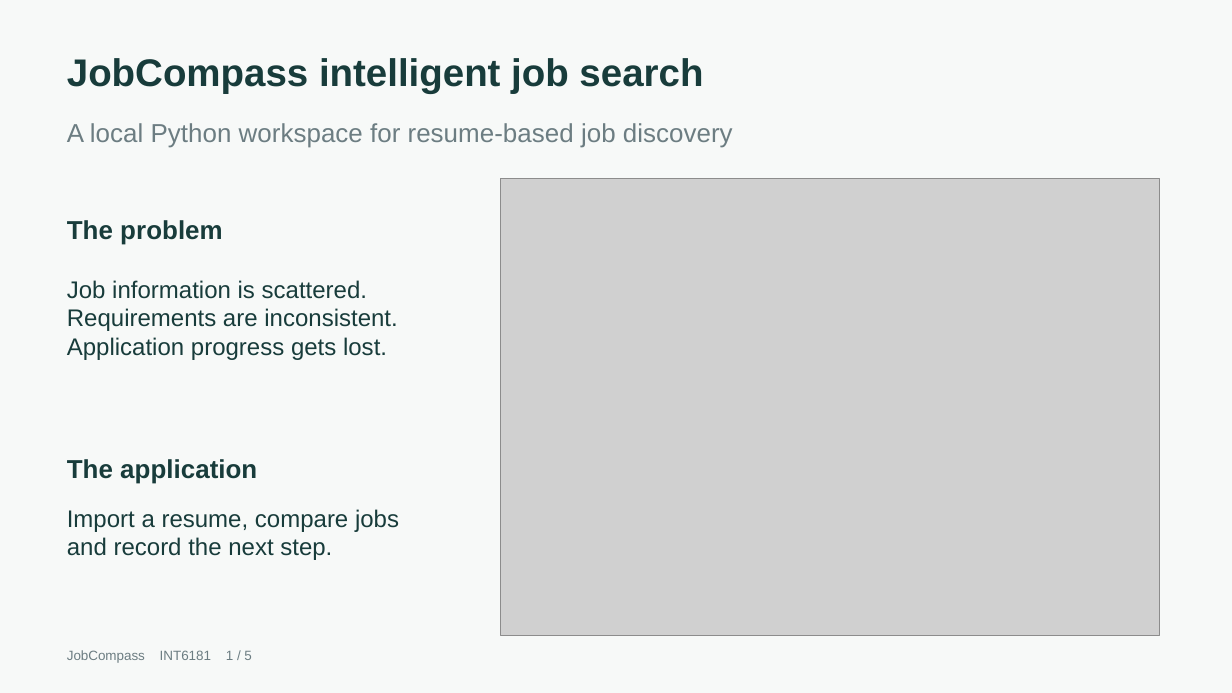
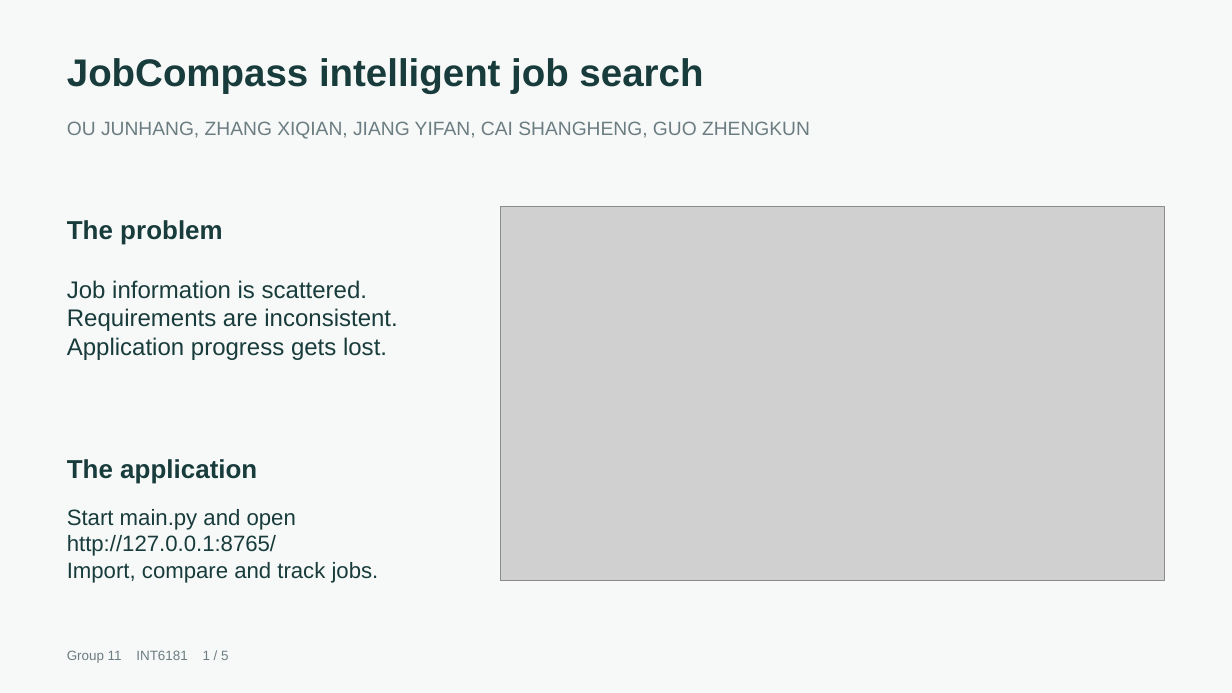
Before and after one commit to OpalliaHub/opalliahub, a slide deck: slide 1 of group11_presentation.pptx. Drawn at 1232x693 pixels with LibreOffice and Linux fonts; fonts in the diff are those of the drawing; grey boxes stand for pictures. Boxes give left, top, right and bottom in pixels: in the first picture for what was removed or moved away, otherwise in the second. Text is boxed around its words. In the diff, an @@ line names an element or a change of style, - is before the commit and + after.

Commit message:
Update Group 11 course materials and launch guidance

```diff
--- a/group11_presentation.pptx
+++ b/group11_presentation.pptx
@@ text at <box>67,121,810,139</box>: text changed; size 20.2 to 15 pt @@
-A local Python workspace for resume-based job discovery
+OU JUNHANG, ZHANG XIQIAN, JIANG YIFAN, CAI SHANGHENG, GUO ZHENGKUN
@@ picture: place and size @@
-picture at <box>501,178,1159,636</box>
+picture at <box>501,207,1165,580</box>
@@ text at <box>67,509,379,583</box>: text changed; size 18.8 to 17.2 pt @@
-Import a resume, compare jobs and record the next step.
+Start main.py and open
+http://127.0.0.1:8765/
+Import, compare and track jobs.
@@ text at <box>67,650,228,663</box>: text changed @@
-JobCompass INT6181 1 / 5
+Group 11 INT6181 1 / 5
```
Also in this commit, not shown: 3 other slides changed, 1 slide added, 1 slide removed, 10 other files.
